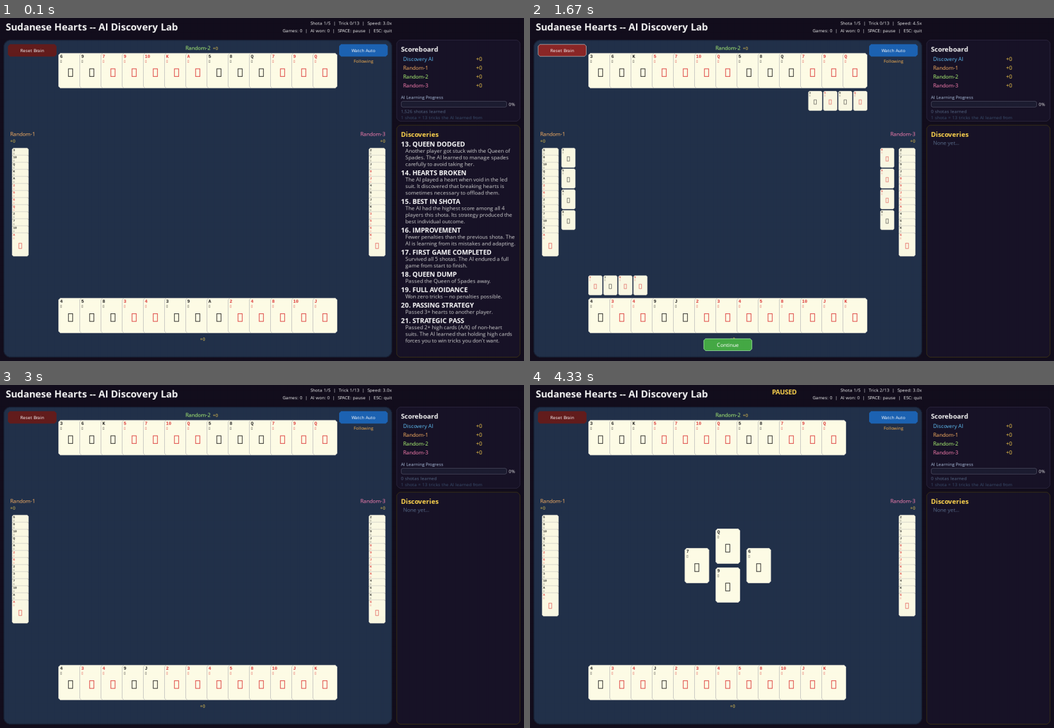
Above: before the commit, frames 1-4 (two rows, left to right).
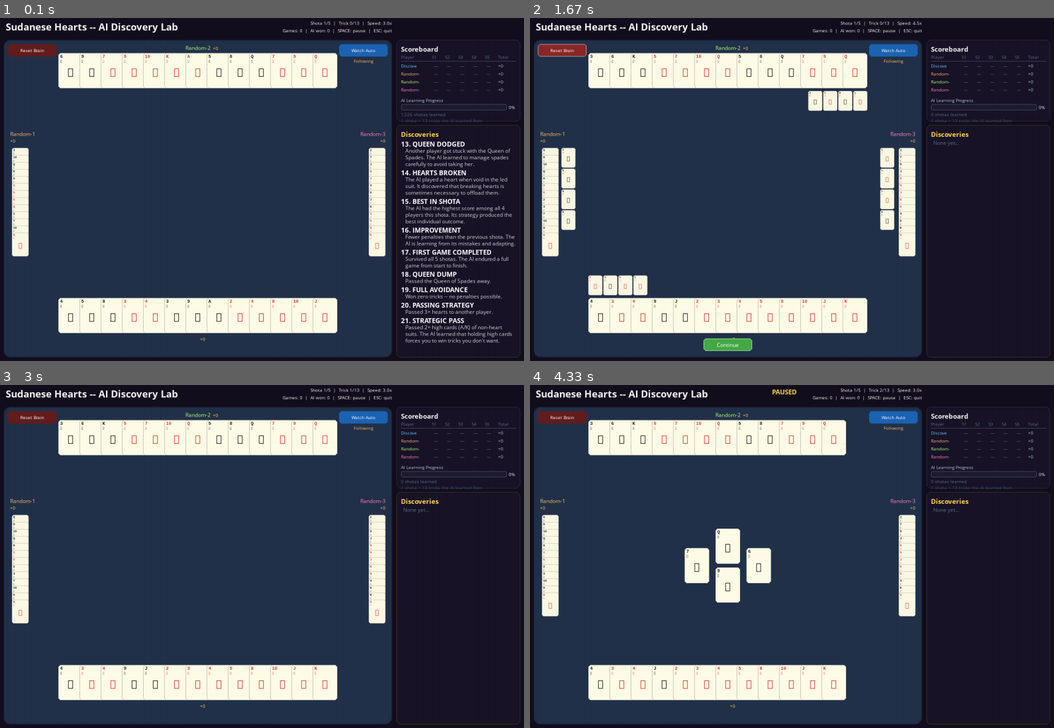
Above: after the commit, the same moments.

Repository: aamagzoub/engineering-intelligence
Game: pygame game, started from gui_hearts_discovery/main.py
The game is run twice, just before and just after one commit, with the same random seed, the same clock (stepped at 60 frames per second) and the same inputs.
Inputs:
- Up to frame 1 (0.1 s): no input
- Up to frame 2 (1.67 s): click "Reset Brain" at 0.38 s; hold Up 0.67-1.13 s; tap Space at 0.73, 1.03, 1.23, 1.57 s; hold Down 1.17-1.47 s; hold Up from 1.5 s (still down)
- Up to frame 3 (3 s): release Up at 1.87 s; hold Down 1.9-2.27 s; tap Space at 1.97, 2.37 s; hold Up 2.3-2.6 s; click "+0" at 2.68 s; hold Down from 2.97 s (still down)
- Up to frame 4 (4.33 s): tap Space at 3.03, 3.37, 4.1 s; release Down at 3.27 s; hold Up 3.3-3.67 s; click "+0" at 3.75 s; hold Down from 4.03 s (still down)

The runs differ from the first frame. In frame 1, 0.7% of the frame differs, in the area x 76-99%, y 10-31%; in frame 2, 0.7%; in frame 3, 0.7%; in frame 4, 0.7%.

Commit message:
Scoreboard as table with columns for each shota (S1-S5) and total, resets per game

Diff:
--- a/gui_hearts_discovery/main.py
+++ b/gui_hearts_discovery/main.py
@@ -1830,20 +1830,52 @@
 
         title = self.fonts["large"].render("Scoreboard", True, TEXT_WHITE)
         self.screen.blit(title, (panel_x + 10, y))
-        y += 25
-
+        y += 22
+
+        # Table header: Player | S1 | S2 | S3 | S4 | S5 | Total
+        col_name_w = 70
+        col_shota_w = 30
+        col_total_w = 38
+        header_x = panel_x + 10
+
+        # Draw header row.
+        self.screen.blit(self.fonts["small"].render("Player", True, TEXT_DIM), (header_x, y))
+        for s in range(5):
+            sx = header_x + col_name_w + s * col_shota_w
+            self.screen.blit(self.fonts["small"].render(f"S{s+1}", True, TEXT_DIM), (sx, y))
+        total_x = header_x + col_name_w + 5 * col_shota_w
+        self.screen.blit(self.fonts["small"].render("Total", True, TEXT_DIM), (total_x, y))
+        y += 16
+
+        # Draw a thin separator line.
+        pygame.draw.line(self.screen, (80, 80, 100),
+                         (panel_x + 10, y), (panel_x + panel_w - 10, y))
+        y += 4
+
+        # Player rows sorted by total score.
         sorted_pids = sorted(range(4), key=lambda p: self.total_scores[p], reverse=True)
-        for rank, pid in enumerate(sorted_pids):
+        for pid in sorted_pids:
             color = PLAYER_COLORS[pid]
-            name = f"{PLAYER_NAMES[pid]}"
-            score = f"{self.total_scores[pid]:+d}"
-            name_surf = self.fonts["medium"].render(name, True, color)
-            score_surf = self.fonts["medium"].render(score, True, TEXT_GOLD)
-            self.screen.blit(name_surf, (panel_x + 15, y))
-            self.screen.blit(score_surf, (panel_x + 180, y))
-            y += 20
-
-        y += 8
+            name = PLAYER_NAMES[pid][:7]  # Truncate long names.
+            self.screen.blit(self.fonts["small"].render(name, True, color), (header_x, y))
+
+            # Per-shota scores.
+            for s in range(5):
+                sx = header_x + col_name_w + s * col_shota_w
+                if s < len(self.shota_scores):
+                    val = self.shota_scores[s].get(pid, 0)
+                    sc_color = (100, 255, 100) if val > 0 else (255, 100, 100) if val < 0 else TEXT_LIGHT
+                    self.screen.blit(self.fonts["small"].render(f"{val:+d}", True, sc_color), (sx, y))
+                else:
+                    self.screen.blit(self.fonts["small"].render("—", True, TEXT_DIM), (sx + 4, y))
+
+            # Total.
+            total_val = self.total_scores[pid]
+            tc = (100, 255, 100) if total_val > 0 else (255, 100, 100) if total_val < 0 else TEXT_LIGHT
+            self.screen.blit(self.fonts["small"].render(f"{total_val:+d}", True, tc), (total_x, y))
+            y += 18
+
+        y += 6
         # Learning progress bar inside scoreboard box.
         self._render_progress_bar(panel_x, y, 260)
 
--- a/gui_wist_discovery/main.py
+++ b/gui_wist_discovery/main.py
@@ -82,6 +82,7 @@
         self.shota_num = 0
         self.game_num = 0
         self.team_scores = [0, 0]
+        self.game_shota_scores = []  # Per-shota scores for current game.
         self.trick_num = 0
         self.current_trick_cards = []
         self.last_winner = -1
@@ -122,6 +123,7 @@
         self.game_num += 1
         self.shota_num = 0
         self.team_scores = [0, 0]
+        self.game_shota_scores = []  # Per-shota scores for current game.
         self._log(f"{'='*30} Game #{self.game_num} {'='*30}")
         self._start_new_shota()
 
@@ -235,6 +237,7 @@
 
         self.team_scores[0] += scores.get(0, 0)
         self.team_scores[1] += scores.get(1, 0)
+        self.game_shota_scores.append({0: scores.get(0, 0), 1: scores.get(1, 0)})
         self.discovery.reward(float(scores.get(0, 0)))
         self.shotas_played += 1
 
@@ -874,15 +877,53 @@
         pygame.draw.rect(self.screen, (40, 60, 40), score_rect, width=1, border_radius=10)
 
         y = score_rect.top + 10
-        self.screen.blit(self.fonts["large"].render("Stats", True, TEXT_WHITE), (px + 10, y))
+        self.screen.blit(self.fonts["large"].render("Scoreboard", True, TEXT_WHITE), (px + 10, y))
         y += 22
+
+        # Table header: Team | S1 | S2 | S3 | S4 | S5 | Total
+        col_name_w = 55
+        col_shota_w = 30
+        col_total_w = 38
+        header_x = px + 10
+
+        self.screen.blit(self.fonts["small"].render("Team", True, TEXT_DIM), (header_x, y))
+        for s in range(5):
+            sx = header_x + col_name_w + s * col_shota_w
+            self.screen.blit(self.fonts["small"].render(f"S{s+1}", True, TEXT_DIM), (sx, y))
+        total_x = header_x + col_name_w + 5 * col_shota_w
+        self.screen.blit(self.fonts["small"].render("Total", True, TEXT_DIM), (total_x, y))
+        y += 16
+
+        # Separator line.
+        pygame.draw.line(self.screen, (80, 80, 100),
+                         (px + 10, y), (px + panel_w - 10, y))
+        y += 4
+
+        # Team rows.
+        team_names = ["Team 1", "Team 2"]
+        team_colors = [(100, 200, 255), (255, 160, 100)]
+        for tid in range(2):
+            self.screen.blit(self.fonts["small"].render(team_names[tid], True, team_colors[tid]), (header_x, y))
+
+            for s in range(5):
+                sx = header_x + col_name_w + s * col_shota_w
+                if s < len(self.game_shota_scores):
+                    val = self.game_shota_scores[s].get(tid, 0)
+                    sc_color = (100, 255, 100) if val > 0 else (255, 100, 100) if val < 0 else TEXT_LIGHT
+                    self.screen.blit(self.fonts["small"].render(f"{val:+d}", True, sc_color), (sx, y))
+                else:
+                    self.screen.blit(self.fonts["small"].render("—", True, TEXT_DIM), (sx + 4, y))
+
+            total_val = self.team_scores[tid]
+            tc = (100, 255, 100) if total_val > 0 else (255, 100, 100) if total_val < 0 else TEXT_LIGHT
+            self.screen.blit(self.fonts["small"].render(f"{total_val:+d}", True, tc), (total_x, y))
+            y += 18
+
+        y += 8
+        # Stats below the table.
         stats = [
-            f"Shotas learned: {self.discovery.episodes_trained:,}",
-            f"Seeks: {self.seeks_achieved}",
-            f"Bids met: {self.bids_met}/{self.bids_met + self.bids_failed}",
-            f"Score: T1={self.team_scores[0]:+d}  T2={self.team_scores[1]:+d}",
-            f"Q-table: {len(self.discovery.play_q) + len(self.discovery.bid_q)} states",
-            f"Epsilon: {self.discovery.epsilon:.3f}",
+            f"Shotas learned: {self.discovery.episodes_trained:,}  |  Seeks: {self.seeks_achieved}",
+            f"Bids met: {self.bids_met}/{self.bids_met + self.bids_failed}  |  ε: {self.discovery.epsilon:.3f}",
         ]
         for s in stats:
             self.screen.blit(self.fonts["small"].render(s, True, TEXT_LIGHT), (px + 10, y))
